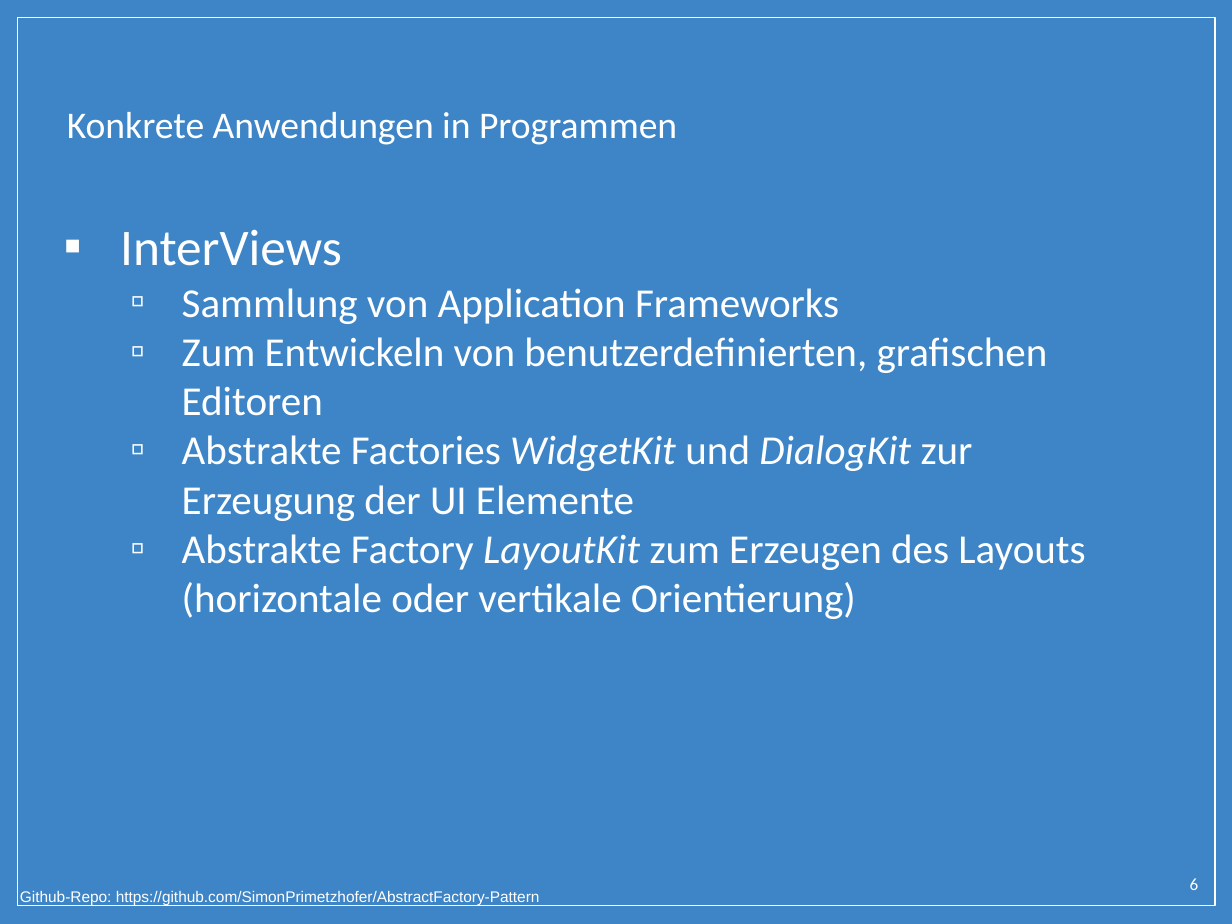
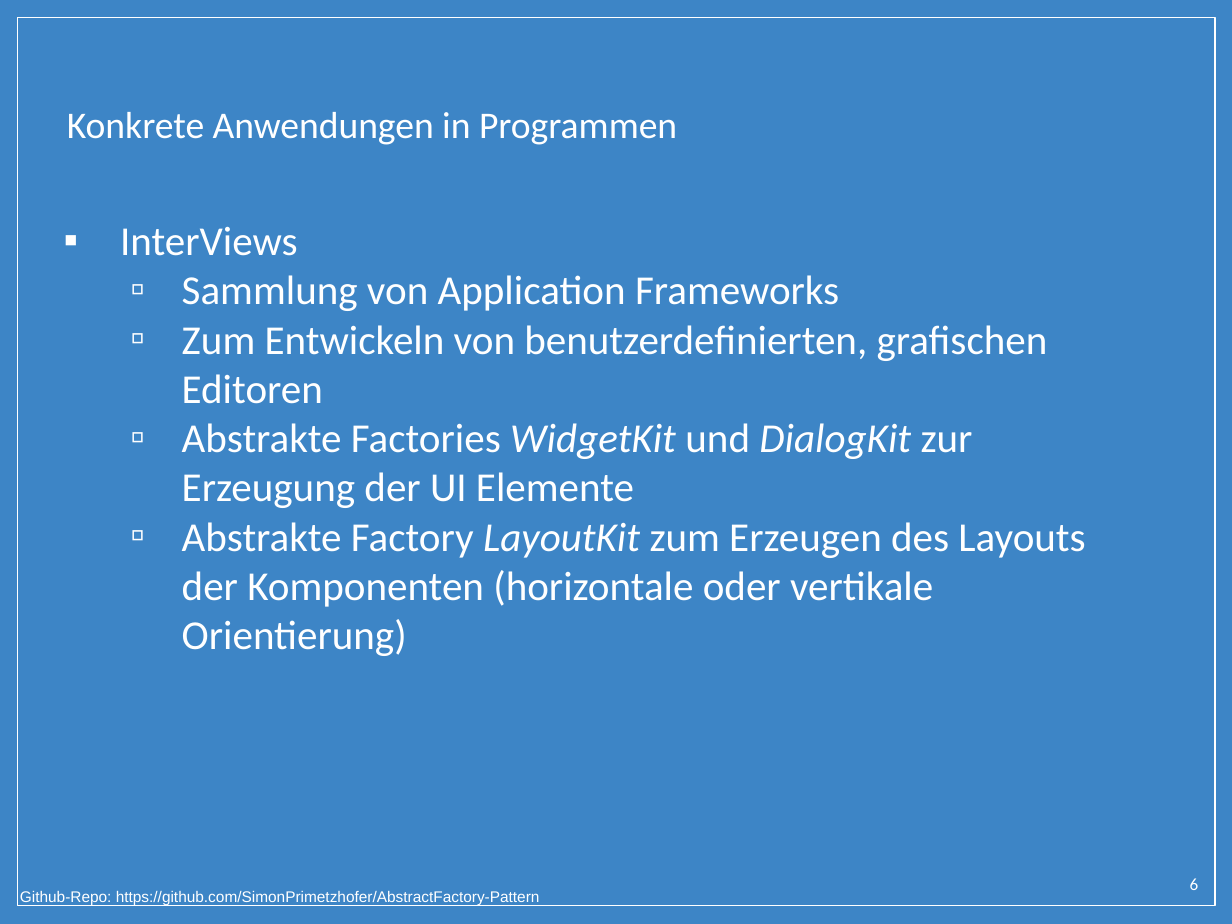
Before and after one commit to SimonPrimetzhofer/AbstractFactory-Pattern, a slide deck: slide 6 of Presentation/Abstract_Factory.pptx. Drawn at 1232x924 pixels with LibreOffice and Linux fonts; fonts in the diff are those of the drawing; background and template pictures are left out. Boxes give left, top, right and bottom in pixels: in the first picture for what was removed or moved away, otherwise in the second. Text is boxed around its words. In the diff, an @@ line names an element or a change of style, - is before the commit and + after.

```diff
--- a/Presentation/Abstract_Factory.pptx
+++ b/Presentation/Abstract_Factory.pptx
@@ text at box(120, 227, 298, 256): size 30 to 24 pt in "InterViews" @@
@@ text at box(182, 522, 1085, 656): text changed @@
-  ▫ Abstrakte Factory LayoutKit zum Erzeugen des Layouts (horizontale oder vertikale Orientierung)
+  ▫ Abstrakte Factory LayoutKit zum Erzeugen des Layouts der Komponenten (horizontale oder vertikale Orientierung)
```
Also in this commit, not shown: 9 other slides changed, 1 other file.
